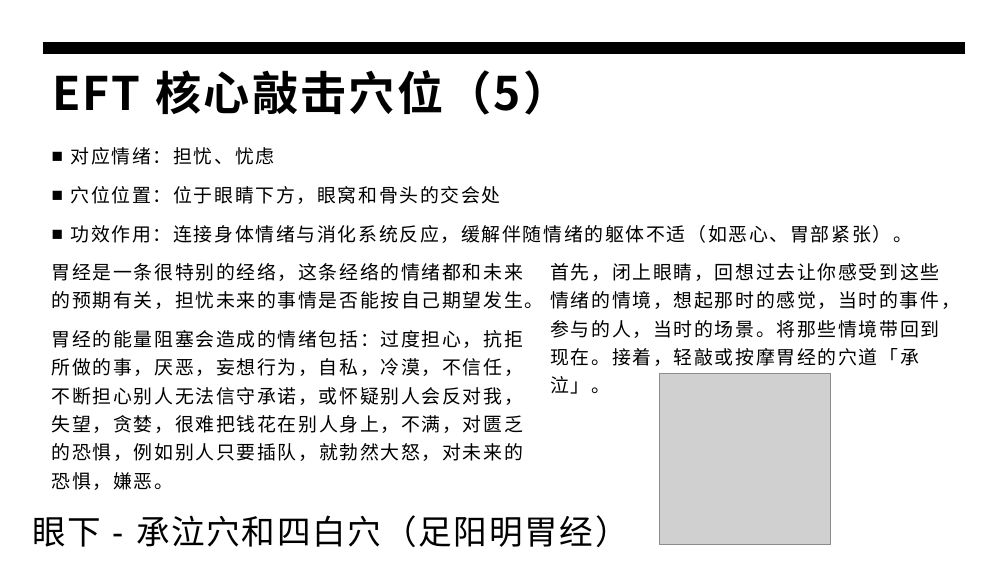
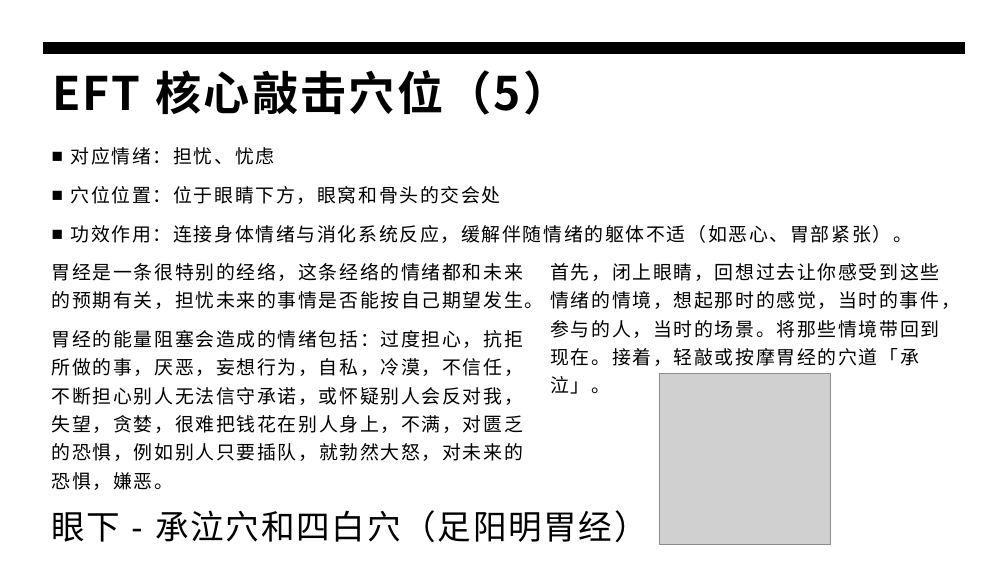
Before and after one commit to panxibei/writing, a slide deck: slide 19 of 44_心理学/28_浥尘伙伴社团原创：音乐治疗/PPT/浥尘伙伴社团原创：情绪释放疗法（EFT）心理训练.pptx. Drawn at 1008x567 pixels with LibreOffice and Linux fonts; fonts in the diff are those of the drawing; grey boxes stand for pictures. Boxes give left, top, right and bottom in pixels: in the first picture for what was removed or moved away, otherwise in the second. Text is boxed around its words. In the diff, an @@ line names an element or a change of style, - is before the commit and + after.

```diff
--- a/44_心理学/28_浥尘伙伴社团原创：音乐治疗/PPT/浥尘伙伴社团原创：情绪释放疗法（EFT）心理训练.pptx
+++ b/44_心理学/28_浥尘伙伴社团原创：音乐治疗/PPT/浥尘伙伴社团原创：情绪释放疗法（EFT）心理训练.pptx
@@ text "眼下 - 承泣穴和四白穴（足阳明胃经）": place and size @@
-text "眼下 - 承泣穴和四白穴（足阳明胃经）" at bbox=[32, 515, 629, 547]
+text "眼下 - 承泣穴和四白穴（足阳明胃经）" at bbox=[52, 510, 648, 542]
```
Also in this commit, not shown: 23 other slides changed, 2 slides added.
